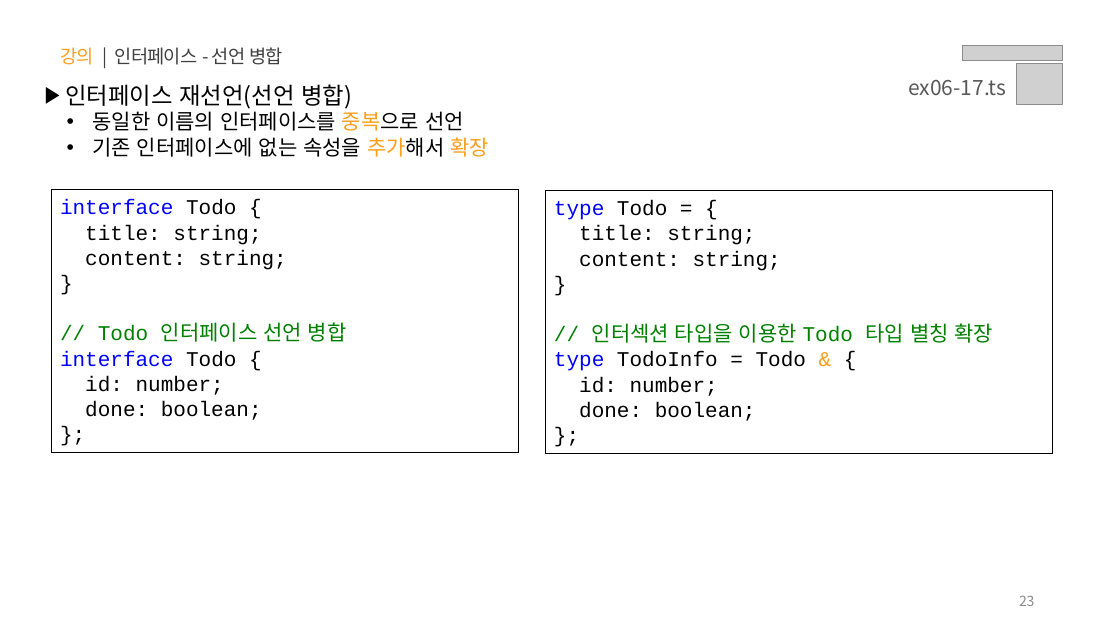
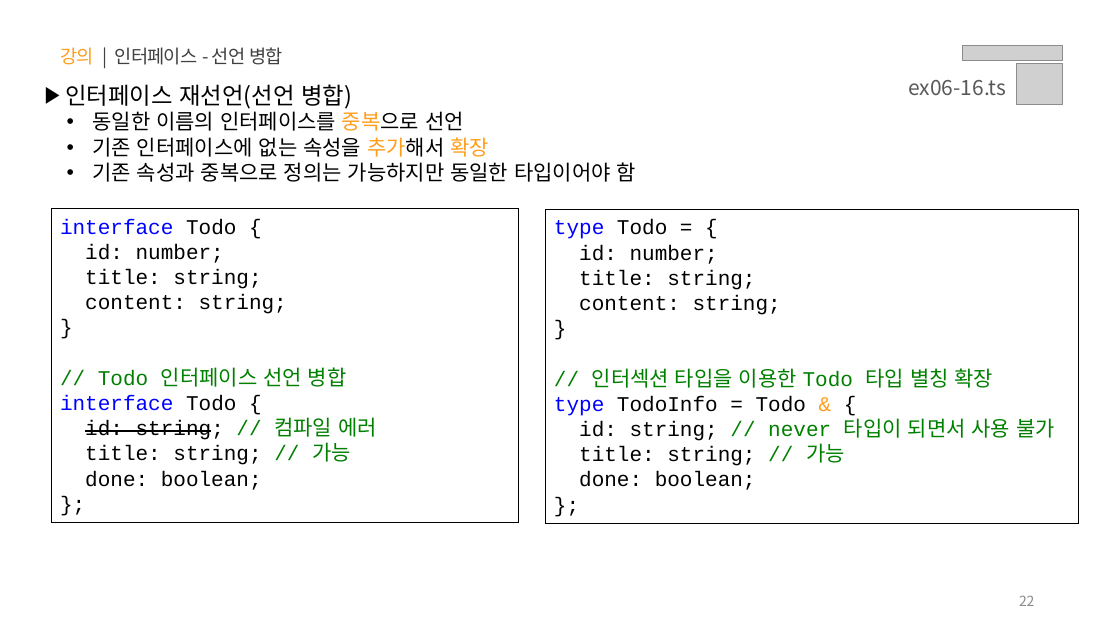
Before and after one commit to yebin-jeong/learn-js, a slide deck: slide 22 of PPT/06.자바스크립트 - 타입스크립트.pptx (slide 23 before the commit). Drawn at 1120x630 pixels with LibreOffice and Linux fonts; fonts in the diff are those of the drawing; grey boxes stand for pictures. Boxes give left, top, right and bottom in pixels: in the first picture for what was removed or moved away, otherwise in the second. Text is boxed around its words. In the diff, an @@ line names an element or a change of style, - is before the commit and + after.

```diff
--- a/PPT/06.자바스크립트 - 타입스크립트.pptx
+++ b/PPT/06.자바스크립트 - 타입스크립트.pptx
@@ text at bbox=[908, 80, 1006, 95]: text changed @@
-ex06-17.ts
+ex06-16.ts
@@ text at bbox=[92, 162, 636, 182]: paragraph added @@
+  • 기존 속성과 중복으로 정의는 가능하지만 동일한 타입이어야 함
@@ rectangle "interface Todo {": place and size @@
-rectangle "interface Todo {" at bbox=[52, 190, 519, 453]
+rectangle "interface Todo {" at bbox=[52, 209, 519, 523]
@@ rectangle "type Todo = {": place and size @@
-rectangle "type Todo = {" at bbox=[546, 191, 1053, 454]
+rectangle "type Todo = {" at bbox=[546, 210, 1080, 524]
@@ text in rectangle at bbox=[85, 244, 224, 263]: paragraph added @@
+id: number;
@@ text in rectangle at bbox=[579, 245, 718, 264]: paragraph added @@
+id: number;
@@ text in rectangle at bbox=[85, 417, 377, 465]: text changed @@
-id: number;
+id: string; // 컴파일 에러
+title: string; // 가능
@@ text in rectangle at bbox=[579, 415, 1055, 466]: text changed @@
-id: number;
+id: string; // never 타입이 되면서 사용 불가
+title: string; // 가능
@@ page number at bbox=[1019, 595, 1035, 606]: text changed @@
-23
+22
```
Also in this commit, not shown: 19 other slides changed, 3 slides added, 1 slide removed.
